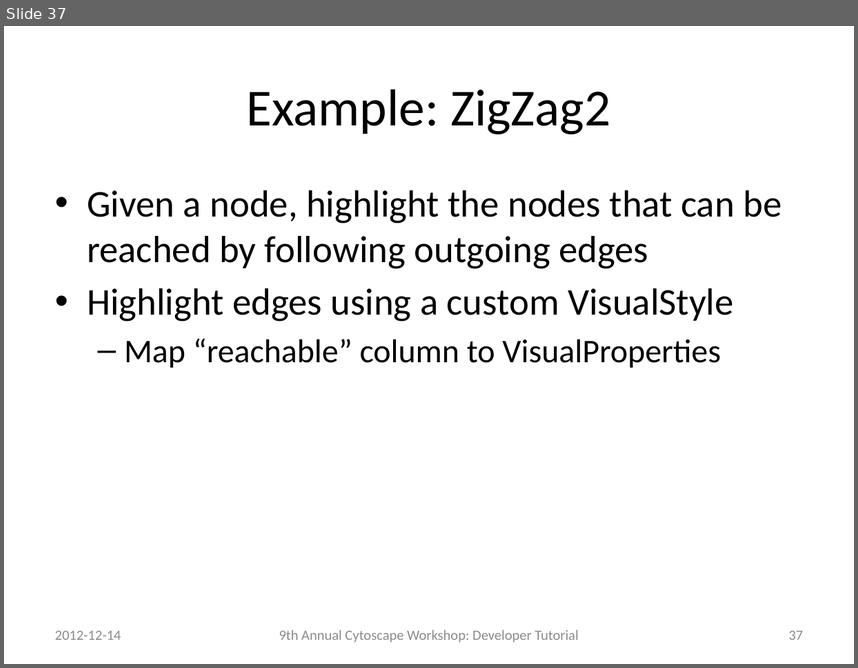
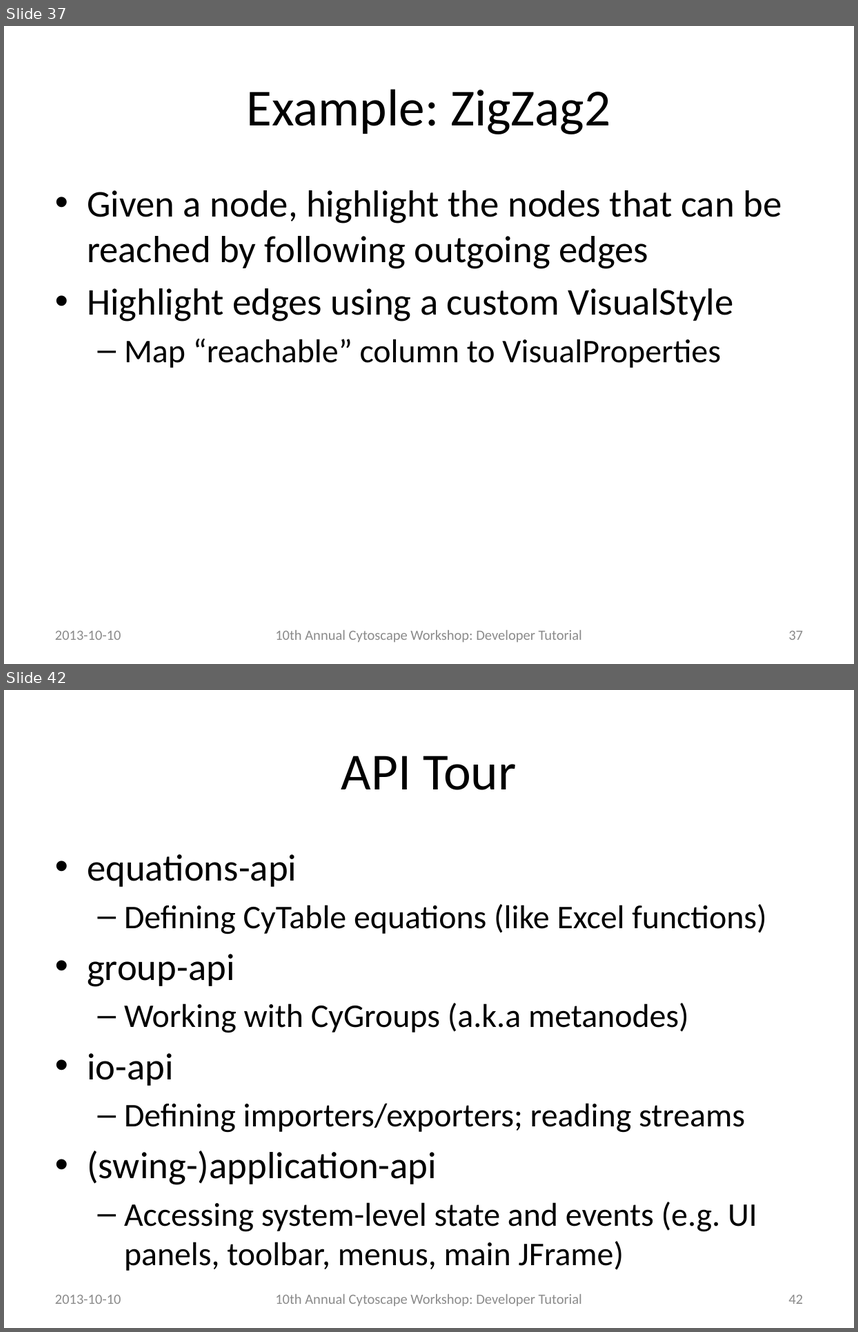
Before and after one commit to jrrmzz/cy3-dev-tutorial, a slide deck: slides.pptx. Shown one above the other, each under a label of ours: slide 37 before the commit, slides 37 and 42 after it; the slides between them are not shown. The pictures are 858x668 and 858x1332 pixels, drawn with LibreOffice and Linux fonts; fonts in the diff are those of the drawing. Boxes give left, top, right and bottom in pixels: in the first picture for what was removed or moved away, otherwise in the second. Text is boxed around its words. In the diff, an @@ line names an element or a change of style, - is before the commit and + after.

Commit message:
Updated tutorial materials for 2013 workshop/retreat

```diff
--- a/slides.pptx
+++ b/slides.pptx
@@ slide 42 added at bbox=[4, 690, 854, 1328], background #FFFFFF @@
@@ title added at bbox=[341, 756, 516, 790], 44 pt, text #000000 @@
+API Tour
@@ text added at bbox=[87, 854, 766, 1270], 28 pt, text #000000 @@
+• equations-api
+  – Defining CyTable equations (like Excel functions)
+• group-api
+  – Working with CyGroups (a.k.a metanodes)
+• io-api
+  – Defining importers/exporters; reading streams
+• (swing-)application-api
+  – Accessing system-level state and events (e.g. UI panels, toolbar, menus, main JFrame)
@@ text added at bbox=[55, 1294, 121, 1303], 12 pt, text #8C8C8C @@
+2013-10-10
@@ text added at bbox=[275, 1294, 582, 1305], 12 pt, text #8C8C8C @@
+10th Annual Cytoscape Workshop: Developer Tutorial
@@ page number added at bbox=[789, 1294, 803, 1303], 12 pt, text #8C8C8C @@
+42
@@ slide 37 changed as well @@
@@ text at bbox=[55, 630, 121, 639]: text changed @@
-2012-12-14
+2013-10-10
@@ text at bbox=[275, 630, 582, 641]: text changed @@
-9th Annual Cytoscape Workshop: Developer Tutorial
+10th Annual Cytoscape Workshop: Developer Tutorial
```
Also in this commit, not shown: 38 other slides changed, 5 other slides added, 2 other files.
